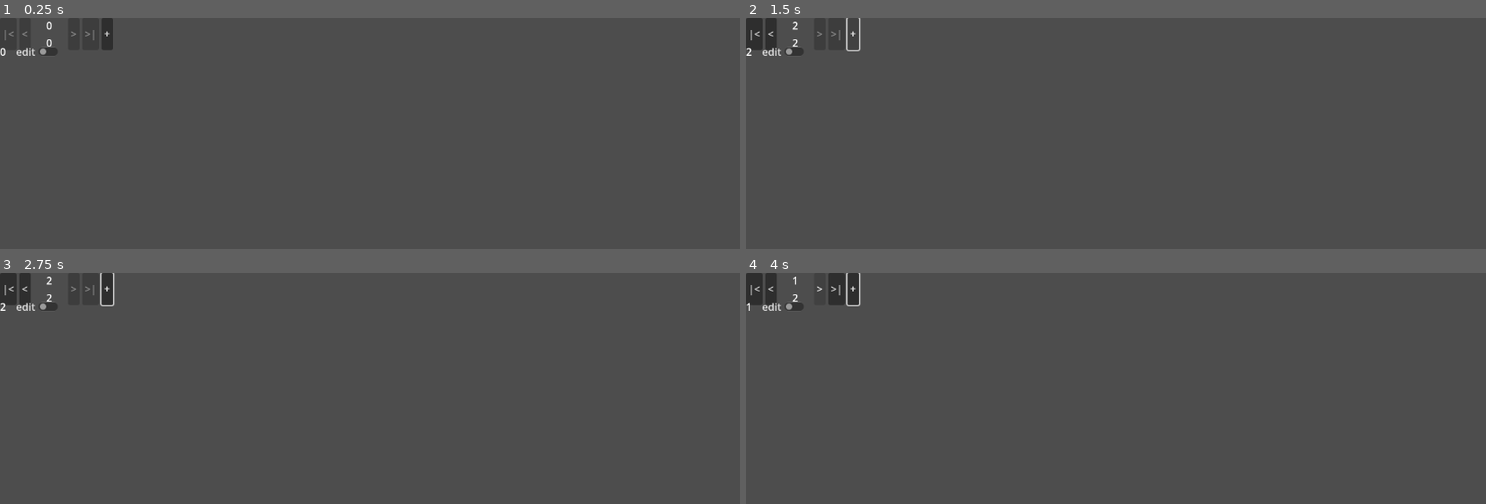
Above: before the commit, frames 1-4 (two rows, left to right).
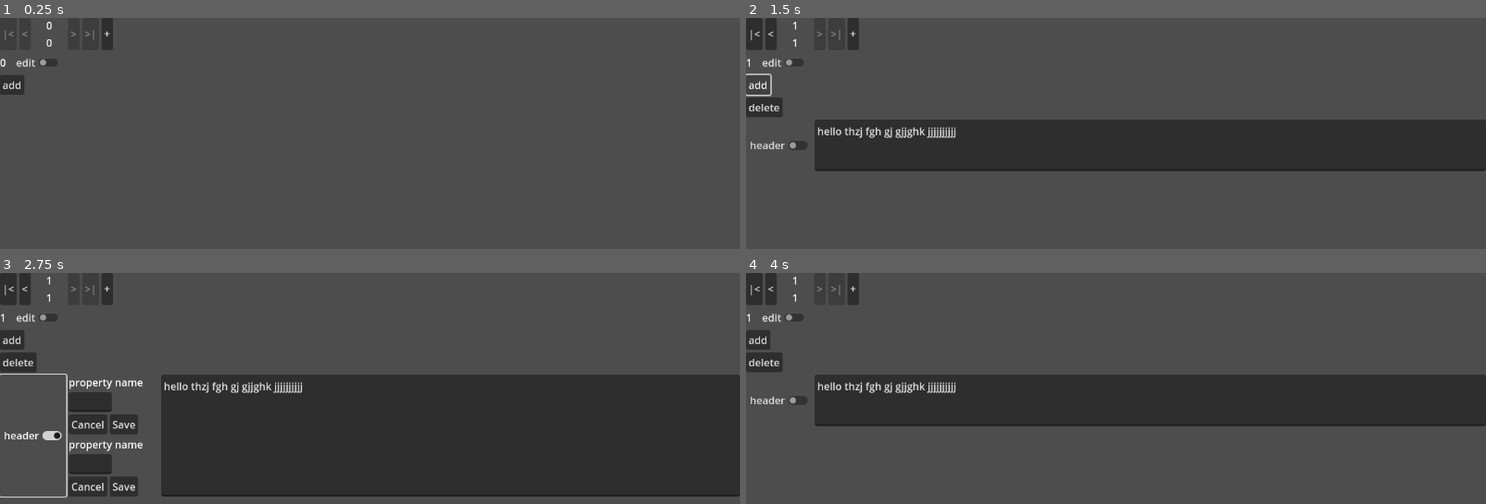
Above: after the commit, the same moments.

Repository: SnekOfSpice/dialog-editor
Game: Godot game, scene res://src/editor.tscn
Two runs of this game, one before a commit and one after it. Both use one fixed random seed, a clock stepped at 60 frames per second and the inputs below.
Inputs (mouse positions are in pixels of both pictures, inside the frame that each line leads up to):
- Up to frame 1 (0.25 s): no input
- Up to frame 2 (1.5 s): click "+" at 0.5 s; click "+" (after the commit: "add") at 1.25 s
- Up to frame 3 (2.75 s): click (29, 400) at 2 s, where only the run after the commit has a clickable "header"
- Up to frame 4 (4 s): click "|<" at 2.75 s; click ">" at 3.5 s

The runs differ from the first frame. In frame 1, 0.5% of the frame differs, in the area x 0-8%, y 12-34%; in frame 2, 21%; in frame 3, 45%, in the area x 0-100%, y 0-98%; in frame 4, 21%.

Commit message:
line (de)serialization works

Diff:
--- a/Header.gd
+++ b/Header.gd
@@ -18,3 +18,9 @@
 
 func change_header(property, value):
 	printt(property, value)
+
+func serialize() -> Dictionary:
+	return {}
+
+func deserialize(data: Dictionary):
+	prints("deserializing header ", data)
--- a/autoload/pages.gd
+++ b/autoload/pages.gd
@@ -13,7 +13,7 @@
 }
 
 
-# {"number":1, "page_key":"lmao", "data": {}}
+# {"number":1, "page_key":"lmao", "lines": []}
 # data: {}
 var page_data := {}
 
@@ -30,11 +30,11 @@
 	page_data[number] = {
 		"number":number,
 		"page_key":"",
-		"data": {}
+		"lines": []
 	}
 
 func get_lines(page_number: int):
-	return page_data.get(page_number).get("data")
+	return page_data.get(page_number).get("lines")
 
 
 func key_exists(key: String) -> bool:
@@ -46,3 +46,28 @@
 			return true
 
 	return false
+
+
+func insert_page(at: int):
+	# reindex all after at
+	for i in range(get_page_count() - 1, at, -1):
+		var data = page_data.get(i)
+		data["number"] = data.get("number") + 1
+		page_data[i] = data
+
+	# insert page
+	create_page(at)
+
+func delete_page(at: int):
+	if not page_data.keys().has(at):
+		push_warning(str("could not delete page ", at, " because it doesn't exist"))
+		return
+
+	# reindex all after at, this automatically overwrites the page at at
+	for i in range(at + 1, get_page_count()):
+		var data = page_data.get(i)
+		data["number"] = data.get("number") - 1
+		page_data[i] = data
+
+	# the last page is now a duplicate
+	page_data.erase(get_page_count())
--- a/src/editor.tscn
+++ b/src/editor.tscn
@@ -14,8 +14,11 @@
 
 [node name="Core" type="VBoxContainer" parent="."]
 layout_mode = 1
-offset_right = 176.0
-offset_bottom = 60.0
+anchors_preset = 15
+anchor_right = 1.0
+anchor_bottom = 1.0
+grow_horizontal = 2
+grow_vertical = 2
 
 [node name="PageControl" type="HBoxContainer" parent="Core"]
 layout_mode = 2
@@ -61,17 +64,11 @@
 layout_mode = 2
 text = "+"
 
-[node name="PageContainer" type="Control" parent="Core"]
+[node name="PageContainer" type="VBoxContainer" parent="Core"]
 layout_mode = 2
 
 [node name="Page" parent="Core/PageContainer" instance=ExtResource("2_kbraj")]
 layout_mode = 2
-anchors_preset = 0
-anchor_right = 0.0
-anchor_bottom = 0.0
-offset_top = -4.0
-offset_right = 176.0
-offset_bottom = -4.0
 
 [connection signal="pressed" from="Core/PageControl/PageNav/First" to="." method="_on_first_pressed"]
 [connection signal="pressed" from="Core/PageControl/PageNav/Prev" to="." method="_on_prev_pressed"]
--- a/src/line.gd
+++ b/src/line.gd
@@ -8,10 +8,49 @@
 
 var line_type := LineType.Text
 
+func _ready() -> void:
+	set_line_type(LineType.Text)
+	set_head_editable(false)
+
 func set_line_type(value: int):
 	line_type = value
 	match line_type:
 		LineType.Text:
 			pass
 
-	$TextContent.visible = line_type == LineType.Text
+	find_child("TextContent").visible = line_type == LineType.Text
+
+func set_head_editable(value: bool):
+	find_child("Header").visible = value
+
+
+func serialize() -> Dictionary:
+	var data = {}
+
+	data["line_type"] = line_type
+	data["header"] = find_child("Header").serialize()
+
+	# content match
+	data["content"] = find_child("TextContent").text
+
+	return data
+
+func deserialize(data: Dictionary):
+	# line type
+	set_line_type(data.get("line_type"))
+
+	# header
+	find_child("Header").deserialize(data.get("header"))
+
+	# content (based on line type)
+	match line_type:
+		LineType.Text:
+			find_child("TextContent").text = data.get("content")
+		LineType.Choice:
+			pass
+		LineType.Instruction:
+			pass
+
+
+func _on_head_visibility_toggle_toggled(button_pressed: bool) -> void:
+	set_head_editable(button_pressed)
--- a/src/line.tscn
+++ b/src/line.tscn
@@ -3,18 +3,34 @@
 [ext_resource type="Script" path="res://src/line.gd" id="1_6i1bg"]
 [ext_resource type="PackedScene" uid="uid://c23v82ojiuvbs" path="res://src/header.tscn" id="2_qs17t"]
 
-[node name="Line" type="HBoxContainer"]
+[node name="Line" type="VBoxContainer"]
 offset_right = 216.0
-offset_bottom = 8.0
+offset_bottom = 43.0
 script = ExtResource("1_6i1bg")
 
-[node name="HeadVisibilityToggle" type="Button" parent="."]
+[node name="Controls" type="HBoxContainer" parent="."]
 layout_mode = 2
 
-[node name="Header" parent="." instance=ExtResource("2_qs17t")]
+[node name="Delete" type="Button" parent="Controls"]
+layout_mode = 2
+text = "delete"
+
+[node name="Content" type="HBoxContainer" parent="."]
 layout_mode = 2
 
-[node name="TextContent" type="TextEdit" parent="."]
-custom_minimum_size = Vector2(200, 0)
+[node name="HeadVisibilityToggle" type="CheckButton" parent="Content"]
 layout_mode = 2
+text = "header"
+
+[node name="Header" parent="Content" instance=ExtResource("2_qs17t")]
+layout_mode = 2
+
+[node name="TextContent" type="TextEdit" parent="Content"]
+custom_minimum_size = Vector2(0, 80)
+layout_mode = 2
+size_flags_horizontal = 3
+text = "hello thzj fgh gj gjjghk jjjjjjjjjj"
 wrap_mode = 1
+autowrap_mode = 2
+
+[connection signal="toggled" from="Content/HeadVisibilityToggle" to="." method="_on_head_visibility_toggle_toggled"]
--- a/src/page.gd
+++ b/src/page.gd
@@ -4,23 +4,20 @@
 var number := 0
 var page_key := ""
 
+@onready var lines = find_child("Lines")
 
 func init(n:=number):
 	var data = Pages.page_data.get(n)
 	set_page_key(data.get("page_key"))
 	number = n
 	$Info/Number.text = str(n)
-	deserialize(data.get("data"))
+	deserialize(data.get("lines"))
 
 func set_page_key(key: String):
 	page_key = key
 	$Info/PageKey.text = page_key
 
-func deserialize(page_data: Dictionary):
-	# instantiate lines
-	print(page_data)
 
-	enable_page_key_edit(false)
 
 func clear():
 	for c in get_children():
@@ -35,10 +32,23 @@
 	data["number"] = number
 	data["page_key"] = page_key
 
-	var lines_data := {}
-	data["data"] = lines_data
+	var lines_data := []
+	for c in lines.get_children():
+		lines_data.append(c.serialize())
+	data["lines"] = lines_data
 
 	return data
+
+func deserialize(lines_data: Array):
+	# instantiate lines
+	prints("lines: ", lines_data)
+
+	for data in lines_data:
+		var line = preload("res://src/line.tscn").instantiate()
+		lines.add_child(line)
+		line.deserialize(data)
+
+	enable_page_key_edit(false)
 
 func _on_page_key_edit_pressed() -> void:
 	pass # Replace with function body.
@@ -61,3 +71,12 @@
 
 func _on_page_key_line_edit_text_changed(new_text: String) -> void:
 	$Info/PageKeyEditButton.disabled = Pages.key_exists(new_text)
+
+
+func _on_add_pressed() -> void:
+	add_line()
+
+
+func add_line():
+	var line = preload("res://src/line.tscn").instantiate()
+	lines.add_child(line)
--- a/src/page.tscn
+++ b/src/page.tscn
@@ -38,6 +38,15 @@
 
 [node name="Controls" type="HBoxContainer" parent="."]
 layout_mode = 2
+size_flags_horizontal = 0
+
+[node name="Add" type="Button" parent="Controls"]
+layout_mode = 2
+text = "add"
+
+[node name="Lines" type="VBoxContainer" parent="."]
+layout_mode = 2
 
 [connection signal="text_changed" from="Info/PageKeyLineEdit" to="." method="_on_page_key_line_edit_text_changed"]
 [connection signal="toggled" from="Info/PageKeyEditButton" to="." method="_on_page_key_edit_button_toggled"]
+[connection signal="pressed" from="Controls/Add" to="." method="_on_add_pressed"]
